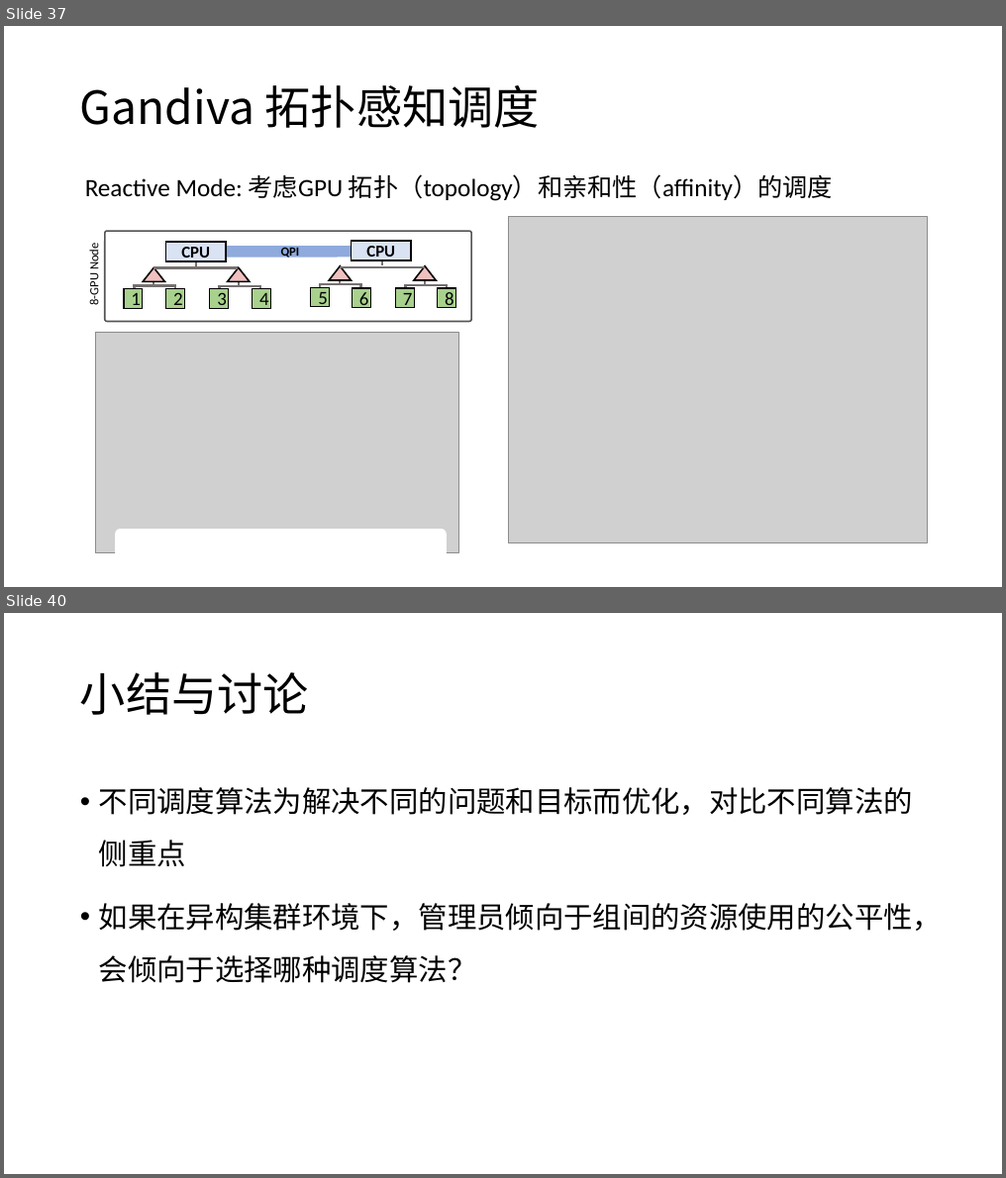
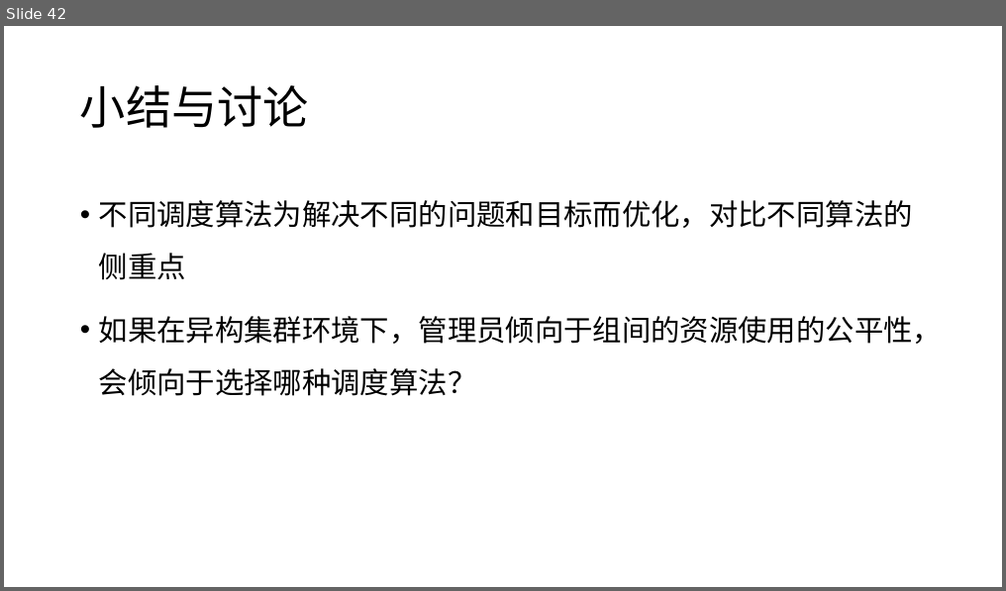
Before and after one commit to microsoft/AI-System, a slide deck: Lectures/BasicTopics/SystemforAI-7-Platform.ppsx. Shown one above the other, each under a label of ours: slides 37 and 40 before the commit, slide 42 after it; the slides between them are not shown. The pictures are 1006x1178 and 1006x591 pixels, drawn with LibreOffice and Linux fonts; fonts in the diff are those of the drawing; grey boxes stand for pictures. Boxes give left, top, right and bottom in pixels: in the first picture for what was removed or moved away, otherwise in the second. Text is boxed around its words. In the diff, an @@ line names an element or a change of style, - is before the commit and + after.

```diff
--- a/Lectures/BasicTopics/SystemforAI-7-Platform.ppsx
+++ b/Lectures/BasicTopics/SystemforAI-7-Platform.ppsx
@@ slide 37 removed at [4, 26, 1002, 587], background #FFFFFF @@
@@ title removed at [80, 85, 540, 128] @@
-Gandiva 拓扑感知调度
@@ text removed at [85, 174, 833, 201] @@
-Reactive Mode: 考虑GPU 拓扑（topology）和亲和性（affinity）的调度
@@ picture removed at [509, 217, 927, 544] @@
@@ group removed at [86, 231, 472, 322]: 20 lines, 10 rectangles, 4 triangles, 2 rounded rectangles, 2 texts @@
-1
-2
-3
-4
-5
-6
-7
-8
-CPU
-CPU
-8-GPU Node
-QPI
@@ picture removed at [95, 332, 459, 554] @@
@@ rounded rectangle removed at [116, 530, 446, 558] @@
@@ what was slide 40 is now slide 42 @@
```
Also in this commit, not shown: 18 slides changed, 3 slides added, 3 other files.
